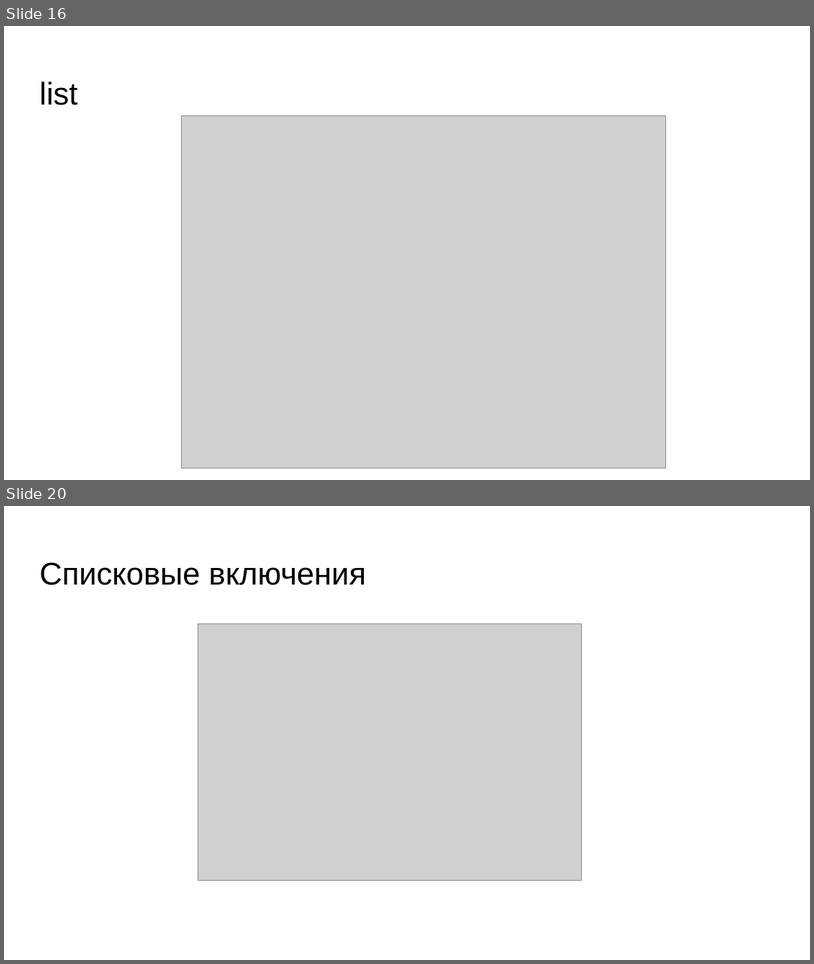
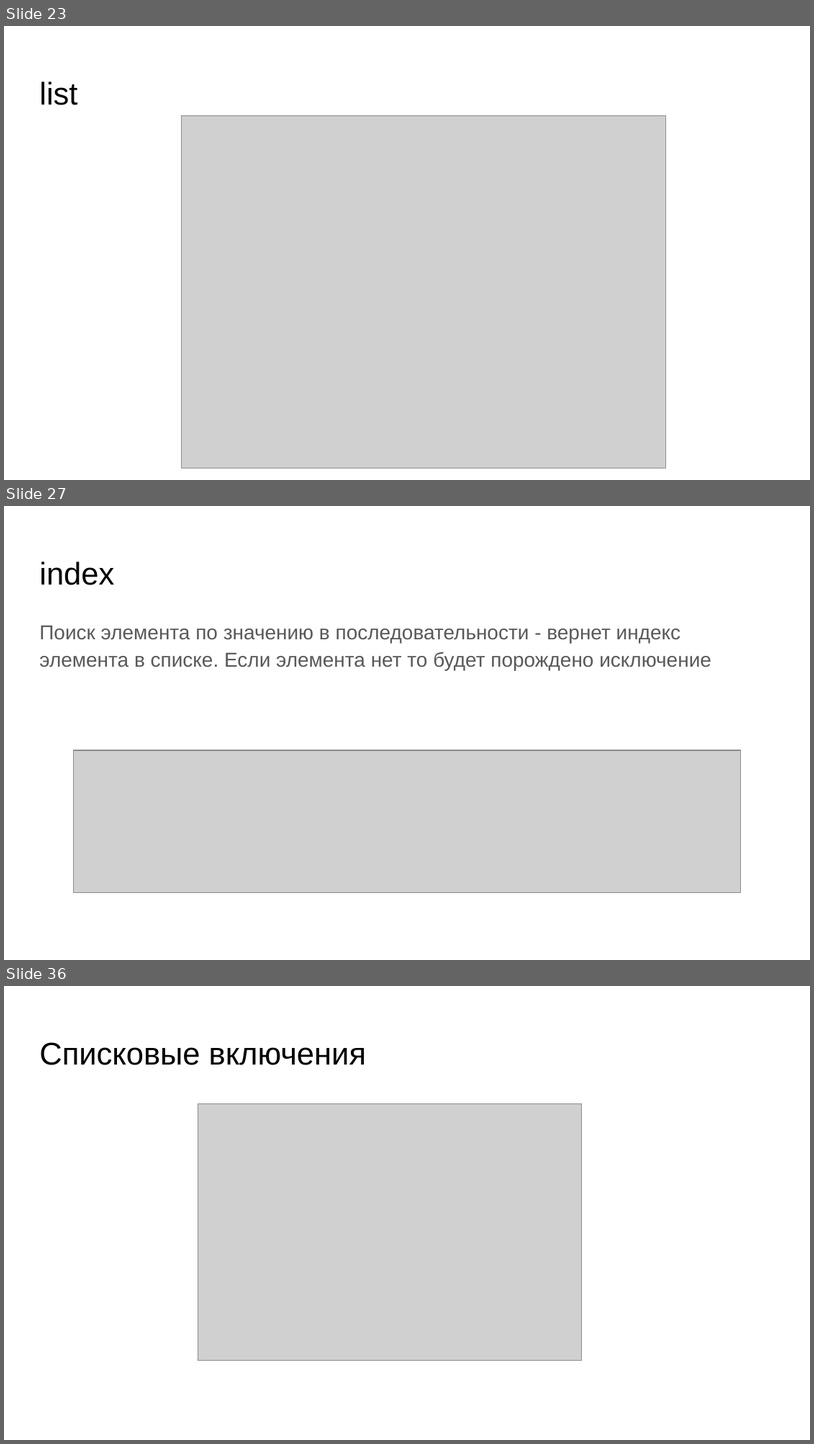
Before and after one commit to skhayrulin/python_course, a slide deck: lecture/Lecture5.pptx. Shown one above the other, each under a label of ours: slides 16 and 20 before the commit, slides 23, 27 and 36 after it; the slides between them are not shown. The pictures are 814x964 and 814x1444 pixels, drawn with LibreOffice and Linux fonts; fonts in the diff are those of the drawing; grey boxes stand for pictures. Boxes give left, top, right and bottom in pixels: in the first picture for what was removed or moved away, otherwise in the second. Text is boxed around its words. In the diff, an @@ line names an element or a change of style, - is before the commit and + after.

```diff
--- a/lecture/Lecture5.pptx
+++ b/lecture/Lecture5.pptx
@@ slide 27 added at [4, 506, 810, 960], background #FFFFFF @@
@@ title added at [39, 561, 114, 585], 28 pt, text #000000 @@
+index
@@ text added at [39, 625, 712, 671], 18 pt, text #595959 @@
+Поиск элемента по значению в последовательности - вернет индекс элемента в списке. Если элемента нет то будет порождено исключение
@@ picture added at [73, 750, 741, 892] @@
@@ what was slide 16 is now slide 23 @@
@@ what was slide 20 is now slide 36 @@
```
Also in this commit, not shown: 2 slides changed, 26 other slides added, 3 slides removed, 1 other file.
